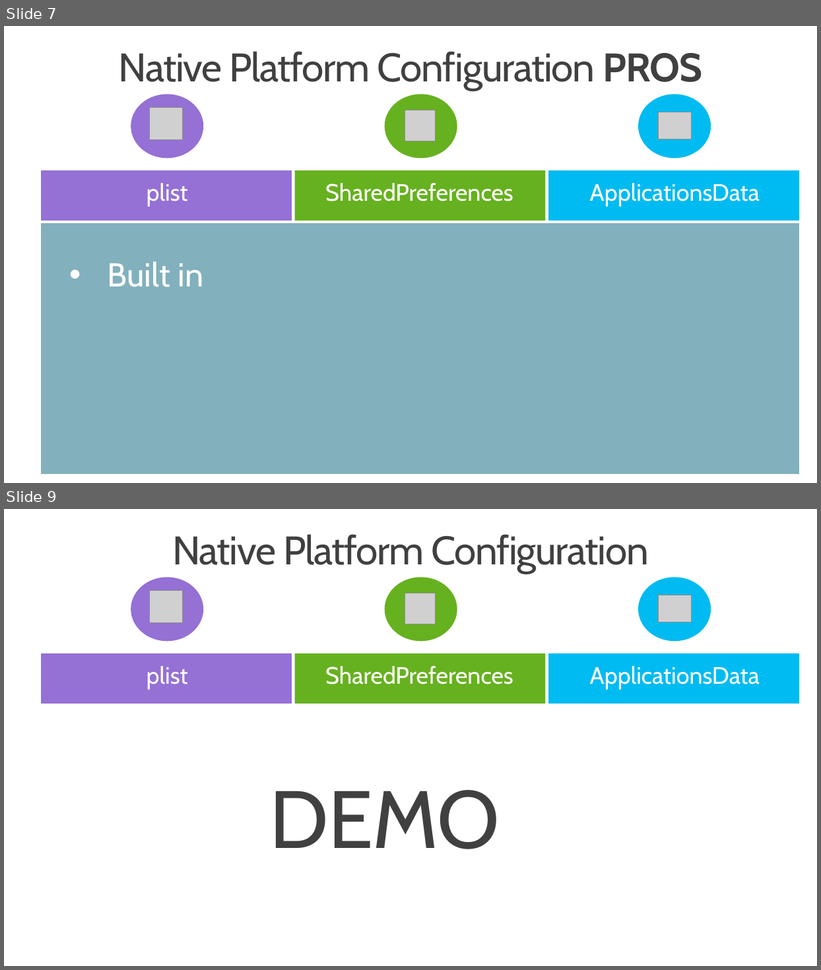
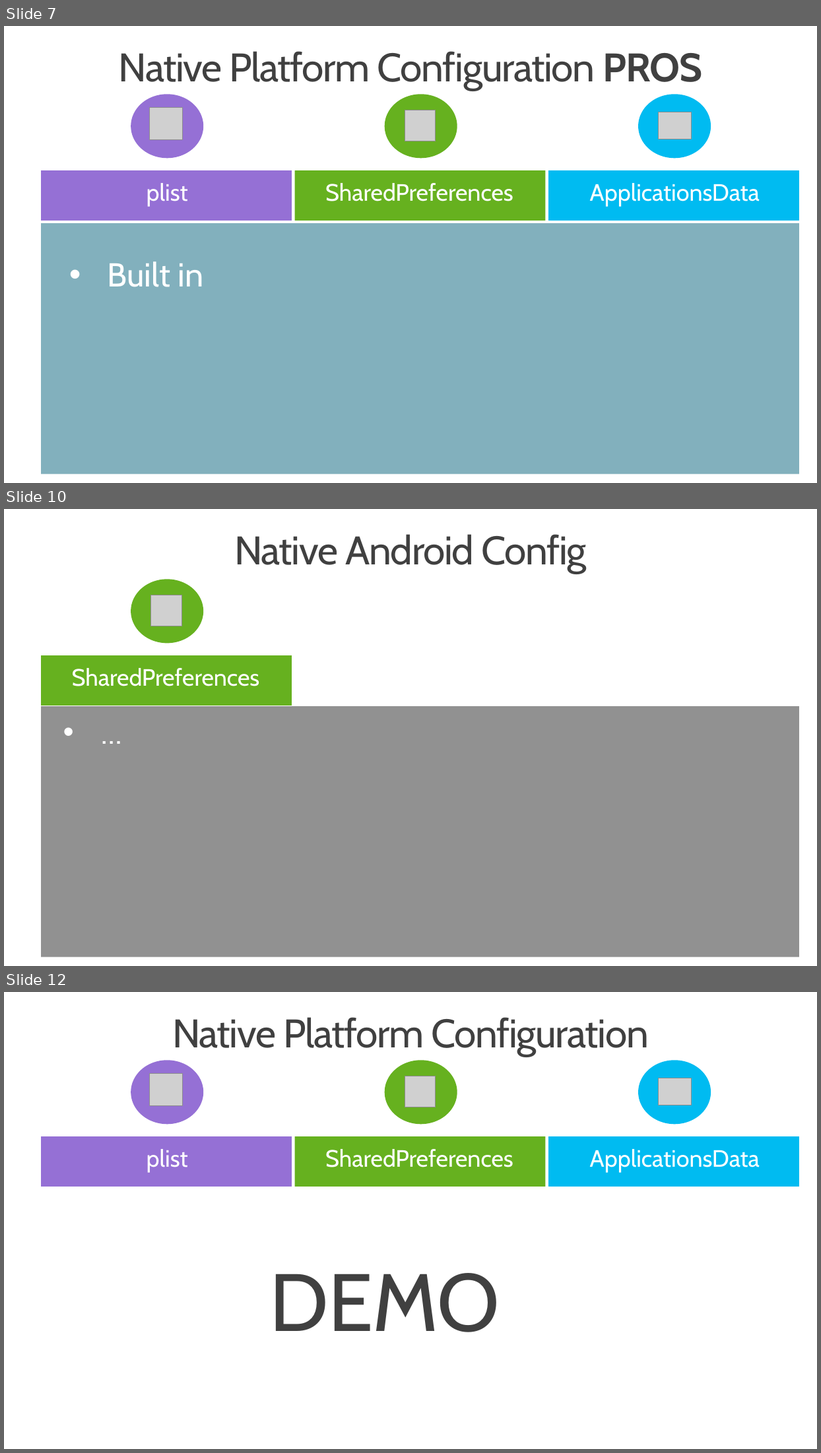
Before and after one commit to mrbrl/PCLAppConfig, a slide deck: XamarinForms_Config_Options.pptx. Shown one above the other, each under a label of ours: slides 7 and 9 before the commit, slides 7, 10 and 12 after it; the slides between them are not shown. The pictures are 821x970 and 821x1453 pixels, drawn with LibreOffice and Linux fonts; fonts in the diff are those of the drawing; grey boxes stand for pictures; background and template pictures are left out. Boxes give left, top, right and bottom in pixels: in the first picture for what was removed or moved away, otherwise in the second. Text is boxed around its words. In the diff, an @@ line names an element or a change of style, - is before the commit and + after.

Commit message:
config update

```diff
--- a/XamarinForms_Config_Options.pptx
+++ b/XamarinForms_Config_Options.pptx
@@ slide 10 added at [4, 509, 817, 966], background #FFFFFF @@
@@ title added at [234, 534, 587, 573], 47 pt, text #404040 @@
+Native Android Config
@@ ellipse added at [131, 579, 203, 643], fill #66B11F @@
@@ picture added at [151, 595, 182, 626] @@
@@ rectangle added at [41, 656, 292, 706], fill #66B11F @@
@@ text added at [72, 668, 260, 687], 28 pt, text #FFFFFF @@
+SharedPreferences
@@ rectangle added at [41, 706, 799, 958], fill #202020 at 49% opacity @@
@@ text added at [52, 704, 770, 789], 36 pt, text #FFFFFF @@
+• …
@@ what was slide 9 is now slide 12 @@
```
Also in this commit, not shown: 1 slide changed, 2 other slides added, 10 other files.
